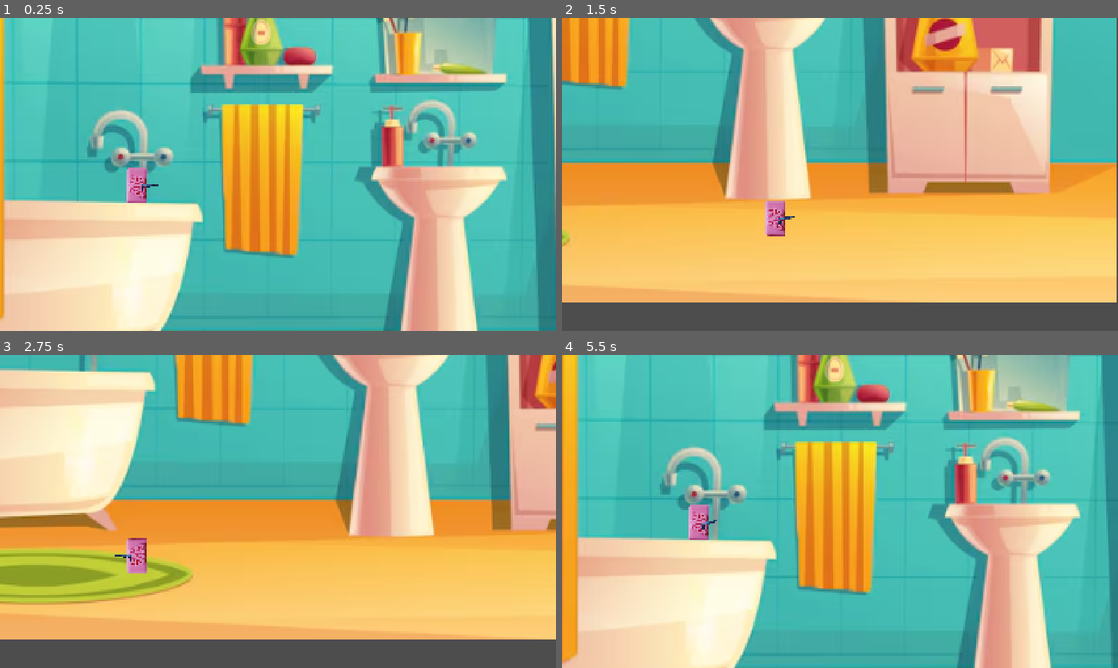
Above: before the commit, frames 1-4 (two rows, left to right).
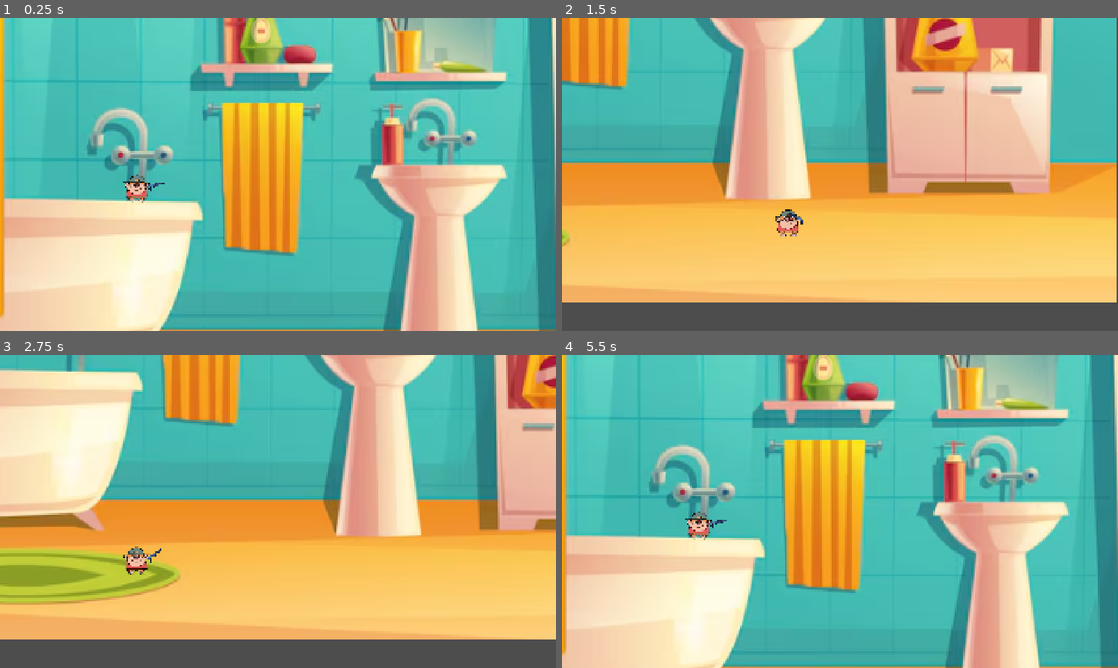
Above: after the commit, the same moments.

Repository: parlakportakal/silahasokan
Game: Godot game, scene res://Scenes/main.tscn
Same seed, same stepped clock (60 frames per second), same inputs: the game is played once before the commit and once after it.
Inputs (mouse positions are in pixels of both pictures, inside the frame that each line leads up to):
- Up to frame 1 (0.25 s): no input
- Up to frame 2 (1.5 s): tap Enter (ui_accept) at 0.5, 0.77 s; move the mouse to (962, 158) at 0.52 s; hold D (saga) 0.53-1.28 s; hold Right (ui_right) from 0.53 s (still down); click (962, 158) at 0.8 s; move the mouse to (728, 190) at 1.27 s; click (728, 190) at 1.35 s
- Up to frame 3 (2.75 s): tap Enter (ui_accept) at 1.52, 2 s; tap A (sola) at 1.55 s; move the mouse to (333, 442) at 2.02 s; release Right (ui_right) at 2.03 s; hold Left (ui_left) from 2.03 s (still down); hold A (sola) from 2.03 s (still down); tap D (saga) at 2.3 s
- Up to frame 4 (5.5 s): move the mouse to (812, 574) at 2.77 s; release Left (ui_left) at 2.78 s; release A (sola) at 2.78 s; hold Right (ui_right) 2.78-4.28 s; tap S (asagi) at 2.85 s; tap Enter (ui_accept) at 3.02, 3.77, 4.25, 4.52, 5 s; click (812, 574) at 3.05 s; move the mouse to (1006, 558) at 3.52 s; hold R (rHARFi) 3.53-4.28 s; tap A (sola) at 3.8 s; move the mouse to (673, 464) at 4.27 s; hold Left (ui_left) 4.28-5.03 s; tap D (saga) at 4.35 s; move the mouse to (867, 511) at 5.02 s; press the mouse at (867, 511) at 5.03 s; hold Right (ui_right) from 5.03 s (still down)

The runs differ from the first frame. In frame 1, 6.8% of the frame differs, in the area x 0-100%, y 0-100%; in frame 2, 0.6%; in frame 3, 18%; in frame 4, 33%.
Error after the commit: Invalid assignment of property or key 'global_position' with value of type 'Vector2' on a base object of type 'PackedScene'. (res://Scripts/pistol.gd:17)

Commit message:
silah 0.0000001

Diff:
--- a/Scenes/main.tscn
+++ b/Scenes/main.tscn
@@ -5,7 +5,6 @@
 [ext_resource type="Texture2D" uid="uid://bh0tjdsqq6gpf" path="res://Assets/civirzivir/arkaplan.png" id="2_6bp64"]
 [ext_resource type="PackedScene" uid="uid://cmtgnb445pe26" path="res://Scenes/player.tscn" id="2_8gbba"]
 [ext_resource type="PackedScene" uid="uid://bgld8x6dlgami" path="res://Scenes/pistol.tscn" id="4_jjvhh"]
-[ext_resource type="PackedScene" uid="uid://bf6niddbhclxo" path="res://Scenes/mermi.tscn" id="5_kry3j"]
 [ext_resource type="Texture2D" uid="uid://26whi1h644ba" path="res://Assets/civirzivir/perde.png" id="7_344ge"]
 [ext_resource type="Texture2D" uid="uid://br5ub5r0t6is5" path="res://Assets/civirzivir/perde2.png" id="8_344ge"]
 
@@ -82,9 +81,6 @@
 [node name="player" parent="." unique_id=1857629448 instance=ExtResource("2_8gbba")]
 position = Vector2(404, 338)
 
-[node name="pistol" parent="player" unique_id=263644930 instance=ExtResource("4_jjvhh")]
-position = Vector2(15, 2)
-
 [node name="Camera2D" type="Camera2D" parent="player" unique_id=237960700]
 position = Vector2(165, 62)
 scale = Vector2(2.268849, 1.3246347)
@@ -97,8 +93,8 @@
 limit_bottom = 793
 position_smoothing_speed = 12.855
 
-[node name="mermi" parent="." unique_id=1313714118 instance=ExtResource("5_kry3j")]
-position = Vector2(431, 337)
+[node name="pistol" parent="player" unique_id=263644930 instance=ExtResource("4_jjvhh")]
+position = Vector2(16, 3)
 
 [node name="Perde" type="Sprite2D" parent="." unique_id=1071804381]
 position = Vector2(567, 313.00003)
--- a/Scenes/mermi.tscn
+++ b/Scenes/mermi.tscn
@@ -1,16 +1,18 @@
 [gd_scene format=3 uid="uid://bf6niddbhclxo"]
 
 [ext_resource type="Script" uid="uid://br7m61nq1u27m" path="res://Scripts/mermi.gd" id="1_06o81"]
+[ext_resource type="Texture2D" uid="uid://o5ewjmhptxrl" path="res://Assets/mermigecici.png" id="2_06o81"]
 
-[sub_resource type="RectangleShape2D" id="RectangleShape2D_orvw2"]
-size = Vector2(3.425, 1.365)
+[sub_resource type="CapsuleShape2D" id="CapsuleShape2D_8k338"]
 
-[node name="mermi" type="Area2D" unique_id=1313714118]
+[node name="Area2D" type="Area2D" unique_id=1992895749]
 script = ExtResource("1_06o81")
 
-[node name="CollisionShape2D" type="CollisionShape2D" parent="." unique_id=1062708138]
-shape = SubResource("RectangleShape2D_orvw2")
+[node name="Sprite2D" type="Sprite2D" parent="." unique_id=457585493]
+texture = ExtResource("2_06o81")
 
-[node name="Sprite2D" type="Sprite2D" parent="." unique_id=1382471607]
+[node name="CollisionShape2D" type="CollisionShape2D" parent="." unique_id=2006451147]
+position = Vector2(22, -0.99999994)
 rotation = 1.5707964
-scale = Vector2(0.042658187, 0.042658176)
+scale = Vector2(1.4068314, 3.3553486)
+shape = SubResource("CapsuleShape2D_8k338")
--- a/Scenes/pistol.tscn
+++ b/Scenes/pistol.tscn
@@ -1,19 +1,15 @@
 [gd_scene format=3 uid="uid://bgld8x6dlgami"]
 
 [ext_resource type="Texture2D" uid="uid://6nfdjpihaus2" path="res://Assets/silahlar/pistol3.png" id="1_nyvln"]
-[ext_resource type="Script" uid="uid://cyc6xfdxkinpf" path="res://Scripts/pistol.gd" id="1_xsm3s"]
-[ext_resource type="PackedScene" uid="uid://bf6niddbhclxo" path="res://Scenes/mermi.tscn" id="2_dud2g"]
+[ext_resource type="Script" uid="uid://mcmxo87dfgt7" path="res://Scripts/pistol.gd" id="1_xsm3s"]
 
 [node name="pistol" type="Node2D" unique_id=263644930]
 script = ExtResource("1_xsm3s")
-bullet_scene = ExtResource("2_dud2g")
-fire_rate = 0.1
-automatic = true
-spread_degrees = 3.0
 
 [node name="Sprite2D" type="Sprite2D" parent="." unique_id=1737864667]
+position = Vector2(8, -1)
 scale = Vector2(0.04819278, 0.048192773)
 texture = ExtResource("1_nyvln")
 
 [node name="muzzle" type="Marker2D" parent="." unique_id=1945487344]
-position = Vector2(9.94, -2.5)
+position = Vector2(17.945, -3.525)
--- a/Scenes/player.tscn
+++ b/Scenes/player.tscn
@@ -1,7 +1,7 @@
 [gd_scene format=3 uid="uid://cmtgnb445pe26"]
 
 [ext_resource type="Script" uid="uid://m84y8etnbkqj" path="res://Scripts/playeranlık.gd" id="1_cvnsp"]
-[ext_resource type="Texture2D" uid="uid://w3bjah5ctu1k" path="res://Assets/civirzivir/soap.png" id="2_cvnsp"]
+[ext_resource type="Texture2D" uid="uid://dy48rwqreyjuc" path="res://Assets/civirzivir/mymoon.png" id="2_cvnsp"]
 
 [sub_resource type="CapsuleShape2D" id="CapsuleShape2D_g4v7s"]
 radius = 12.0
@@ -12,12 +12,13 @@
 script = ExtResource("1_cvnsp")
 
 [node name="Sprite2D" type="Sprite2D" parent="." unique_id=721585257]
-position = Vector2(0.99999994, 0)
-rotation = -1.5707964
-scale = Vector2(0.12615554, 0.12249789)
+position = Vector2(0, -9)
+scale = Vector2(0.22350387, 0.21702379)
 texture = ExtResource("2_cvnsp")
 
 [node name="CollisionShape2D" type="CollisionShape2D" parent="." unique_id=668489652]
+position = Vector2(0, 1)
+scale = Vector2(0.9819746, 0.85012645)
 shape = SubResource("CapsuleShape2D_g4v7s")
 
 [node name="cayotetimer" type="Timer" parent="." unique_id=1769407294]
--- a/Scripts/mermi.gd
+++ b/Scripts/mermi.gd
@@ -1,27 +1,5 @@
-extends Area2D
+extends Node2D
 
-@export var speed: float = 900.0
-@export var damage: float = 5.0
-@export var knockback: float = 250.0
-@export var lifetime: float = 2.0
-## Knockback yönünü yukarı eğer, oyuncuyu havaya kaldırır
-@export var launch_angle_degrees: float = 15.0
 
-var direction: Vector2 = Vector2.RIGHT
-var shooter: Node = null
-
-func _ready() -> void:
-	body_entered.connect(_on_body_entered)
-	get_tree().create_timer(lifetime).timeout.connect(queue_free)
-
-func _physics_process(delta: float) -> void:
-	position += direction * speed * delta
-
-func _on_body_entered(body: Node) -> void:
-	if body == shooter:
-		return
-	if body.has_method("apply_hit"):
-		# Sağa giden mermide -açı, sola gidende +açı = hep yukarı eğilir
-		var hit_dir := direction.rotated(-deg_to_rad(launch_angle_degrees) * signf(direction.x))
-		body.apply_hit(damage, knockback, hit_dir)
-	queue_free()  # oyuncuya veya duvara çarpınca yok ol
+var speed: int = 300
+var mermihizi = Vector2.ZERO
--- a/Scripts/pistol.gd
+++ b/Scripts/pistol.gd
@@ -1,142 +1,17 @@
 extends Node2D
 
-@export_group("Ateş")
-@export var bullet_scene: PackedScene
-@export var fire_rate: float = 0.2
-@export var automatic: bool = false
-@export var spread_degrees: float = 0.0
-
-@export_group("Tepme")
-@export var recoil_angle_degrees: float = 25.0
-@export var recoil_kick_time: float = 0.04
-@export var recoil_recover_time: float = 0.15
-## Tepmede silahın geriye kayma mesafesi (piksel, 0 = kapalı)
-@export var kickback_distance: float = 4.0
-## Ateş edince karakterin geriye itilme gücü (hız, 0 = kapalı)
-@export var player_knockback: float = 150.0
-## Havadayken geri tepme çarpanı (1 = aynı, 2 = havada iki kat güçlü)
-@export var air_knockback_multiplier: float = 1.0
-
-# =====================================================
-#  İÇ DEĞİŞKENLER (genelde dokunmana gerek yok)
-# =====================================================
-
-@onready var sprite: Sprite2D = $Sprite2D
-@onready var muzzle: Marker2D = get_node_or_null("Muzzle")
-
-var recoil: float = 0.0            # 0 = normal, 1 = tepmenin en uç noktası (tween bunu değiştirir)
-var facing: int = 1                # Karakterin baktığı yön: 1 = sağ, -1 = sol
-var aim_angle: float = 0.0         # Ateş açısı (sağ = 0, sol = PI; tepme hariç)
-var cooldown_timer: float = 0.0    # Bir sonraki atışa kalan süre
-var recoil_tween: Tween
-var sprite_rest_position: Vector2  # Sprite'ın normal konumu
-var gun_rest_position: Vector2     # Silahın sağa bakarkenki konumu (el pozisyonu)
-
-
-func _ready() -> void:
-	sprite_rest_position = sprite.position
-	gun_rest_position = position
-
-	if muzzle == null:
-		push_warning("Gun altında 'Muzzle' adında bir Marker2D bulunamadı! Mermi silahın merkezinden çıkacak.")
-	if bullet_scene == null:
-		push_warning("Gun'ın Inspector'ındaki 'Bullet Scene' boş! bullet.tscn'i sürükle.")
-
+const BULLET = preload("res://Scenes/mermi.tscn")
 
 func _process(delta: float) -> void:
-	cooldown_timer -= delta
-	_update_facing()
-	_apply_recoil_visuals()
+	look_at(get_global_mouse_position())
 
-	# Sol tık ("shoot" action'ı)
-	var wants_to_shoot := Input.is_action_pressed("shoot") if automatic else Input.is_action_just_pressed("shoot")
-	if wants_to_shoot and cooldown_timer <= 0.0:
-		_shoot()
+	rotation_degrees = wrap(rotation_degrees, 0, 360)
+	if rotation_degrees < 270 and rotation_degrees > 90:
+		scale.y = -1
+	else:
+		scale.y = 1
 
-
-# -----------------------------------------------------
-#  Karakterin baktığı yöne göre silahı çevir
-# -----------------------------------------------------
-func _update_facing() -> void:
-	# Tuşa basıldığı AN yönü değiştir (hareket etmeni beklemez, son basılan tuş kazanır)
-	if Input.is_action_just_pressed("sola"):
-		facing = -1
-	elif Input.is_action_just_pressed("saga"):
-		facing = 1
-	# Bir tuş bırakılınca hâlâ basılı olan diğer tuşun yönüne dön
-	elif Input.is_action_just_released("sola") and Input.is_action_pressed("saga"):
-		facing = 1
-	elif Input.is_action_just_released("saga") and Input.is_action_pressed("sola"):
-		facing = -1
-
-	# Sağa bakıyorsa açı 0, sola bakıyorsa 180 derece
-	aim_angle = 0.0 if facing == 1 else PI
-	# Sola bakıyorsa silah ters durmasın diye Y ekseninde çevir
-	scale.y = float(facing)
-	# Silahı karakterin diğer eline taşı (X konumunu aynala)
-	position.x = gun_rest_position.x * facing
-
-
-# -----------------------------------------------------
-#  Tepme görüntüsü: rotasyon + geri kayma
-# -----------------------------------------------------
-func _apply_recoil_visuals() -> void:
-	# Sağa bakarken namlu yukarı = negatif açı, sola bakarken tersi
-	var kick_direction := -scale.y
-	global_rotation = aim_angle + deg_to_rad(recoil_angle_degrees) * recoil * kick_direction
-	sprite.position = sprite_rest_position + Vector2(-kickback_distance * recoil, 0.0)
-
-
-# -----------------------------------------------------
-#  Ateş etme
-# -----------------------------------------------------
-func _shoot() -> void:
-	cooldown_timer = fire_rate
-
-	if bullet_scene:
-		# Sapma varsa nişan açısına rastgele ekle
-		var angle := aim_angle + deg_to_rad(randf_range(-spread_degrees, spread_degrees))
-		var direction := Vector2.RIGHT.rotated(angle)
-
-		var bullet := bullet_scene.instantiate()
-		# Mermiyi sahneye ekle (karakterin çocuğu yapma, yoksa karakterle birlikte hareket eder)
-		get_tree().current_scene.add_child(bullet)
-		# Muzzle varsa namlu ucundan, yoksa silahın merkezinden çıkar
-		bullet.global_position = muzzle.global_position if muzzle else global_position
-		bullet.rotation = angle
-		bullet.direction = direction
-
-	_play_recoil()
-	_push_player_back()
-
-
-# -----------------------------------------------------
-#  Karakteri baktığı yönün tersine it
-# -----------------------------------------------------
-func _push_player_back() -> void:
-	var body := get_parent() as CharacterBody2D
-	if body == null or player_knockback == 0.0:
-		return
-
-	var force := player_knockback
-	if not body.is_on_floor():
-		force *= air_knockback_multiplier
-
-	# Sağa bakıyorsa sola, sola bakıyorsa sağa it
-	body.velocity.x -= facing * force
-
-
-# -----------------------------------------------------
-#  Tepme animasyonu: hızlıca kalk, yavaşça geri dön
-# -----------------------------------------------------
-func _play_recoil() -> void:
-	if recoil_tween:
-		recoil_tween.kill()  # Seri atışta önceki animasyonu iptal et
-
-	recoil_tween = create_tween()
-	# 1) Hızlıca tepme noktasına çık
-	recoil_tween.tween_property(self, "recoil", 1.0, recoil_kick_time) \
-		.set_trans(Tween.TRANS_QUAD).set_ease(Tween.EASE_OUT)
-	# 2) Yavaşça normale dön
-	recoil_tween.tween_property(self, "recoil", 0.0, recoil_recover_time) \
-		.set_trans(Tween.TRANS_QUAD).set_ease(Tween.EASE_OUT)
+	if Input.is_action_pressed("soltik"):
+		var bullet_instance = BULLET
+		get_tree().root.add_child(bullet_instance)
+		bullet_instance.global_position = $muzzle.global_position
--- /dev/null
+++ b/Scripts/pistolAI.gd
@@ -0,0 +1,142 @@
+extends Node2D
+
+@export_group("Ateş")
+@export var bullet_scene: PackedScene
+@export var fire_rate: float = 0.2
+@export var automatic: bool = false
+@export var spread_degrees: float = 0.0
+
+@export_group("Tepme")
+@export var recoil_angle_degrees: float = 25.0
+@export var recoil_kick_time: float = 0.04
+@export var recoil_recover_time: float = 0.15
+## Tepmede silahın geriye kayma mesafesi (piksel, 0 = kapalı)
+@export var kickback_distance: float = 4.0
+## Ateş edince karakterin geriye itilme gücü (hız, 0 = kapalı)
+@export var player_knockback: float = 150.0
+## Havadayken geri tepme çarpanı (1 = aynı, 2 = havada iki kat güçlü)
+@export var air_knockback_multiplier: float = 1.0
+
+# =====================================================
+#  İÇ DEĞİŞKENLER (genelde dokunmana gerek yok)
+# =====================================================
+
+@onready var sprite: Sprite2D = $Sprite2D
+@onready var muzzle: Marker2D = get_node_or_null("Muzzle")
+
+var recoil: float = 0.0            # 0 = normal, 1 = tepmenin en uç noktası (tween bunu değiştirir)
+var facing: int = 1                # Karakterin baktığı yön: 1 = sağ, -1 = sol
+var aim_angle: float = 0.0         # Ateş açısı (sağ = 0, sol = PI; tepme hariç)
+var cooldown_timer: float = 0.0    # Bir sonraki atışa kalan süre
+var recoil_tween: Tween
+var sprite_rest_position: Vector2  # Sprite'ın normal konumu
+var gun_rest_position: Vector2     # Silahın sağa bakarkenki konumu (el pozisyonu)
+
+
+func _ready() -> void:
+	sprite_rest_position = sprite.position
+	gun_rest_position = position
+
+	if muzzle == null:
+		push_warning("Gun altında 'Muzzle' adında bir Marker2D bulunamadı! Mermi silahın merkezinden çıkacak.")
+	if bullet_scene == null:
+		push_warning("Gun'ın Inspector'ındaki 'Bullet Scene' boş! bullet.tscn'i sürükle.")
+
+
+func _process(delta: float) -> void:
+	cooldown_timer -= delta
+	_update_facing()
+	_apply_recoil_visuals()
+
+	# Sol tık ("shoot" action'ı)
+	var wants_to_shoot := Input.is_action_pressed("shoot") if automatic else Input.is_action_just_pressed("shoot")
+	if wants_to_shoot and cooldown_timer <= 0.0:
+		_shoot()
+
+
+# -----------------------------------------------------
+#  Karakterin baktığı yöne göre silahı çevir
+# -----------------------------------------------------
+func _update_facing() -> void:
+	# Tuşa basıldığı AN yönü değiştir (hareket etmeni beklemez, son basılan tuş kazanır)
+	if Input.is_action_just_pressed("sola"):
+		facing = -1
+	elif Input.is_action_just_pressed("saga"):
+		facing = 1
+	# Bir tuş bırakılınca hâlâ basılı olan diğer tuşun yönüne dön
+	elif Input.is_action_just_released("sola") and Input.is_action_pressed("saga"):
+		facing = 1
+	elif Input.is_action_just_released("saga") and Input.is_action_pressed("sola"):
+		facing = -1
+
+	# Sağa bakıyorsa açı 0, sola bakıyorsa 180 derece
+	aim_angle = 0.0 if facing == 1 else PI
+	# Sola bakıyorsa silah ters durmasın diye Y ekseninde çevir
+	scale.y = float(facing)
+	# Silahı karakterin diğer eline taşı (X konumunu aynala)
+	position.x = gun_rest_position.x * facing
+
+
+# -----------------------------------------------------
+#  Tepme görüntüsü: rotasyon + geri kayma
+# -----------------------------------------------------
+func _apply_recoil_visuals() -> void:
+	# Sağa bakarken namlu yukarı = negatif açı, sola bakarken tersi
+	var kick_direction := -scale.y
+	global_rotation = aim_angle + deg_to_rad(recoil_angle_degrees) * recoil * kick_direction
+	sprite.position = sprite_rest_position + Vector2(-kickback_distance * recoil, 0.0)
+
+
+# -----------------------------------------------------
+#  Ateş etme
+# -----------------------------------------------------
+func _shoot() -> void:
+	cooldown_timer = fire_rate
+
+	if bullet_scene:
+		# Sapma varsa nişan açısına rastgele ekle
+		var angle := aim_angle + deg_to_rad(randf_range(-spread_degrees, spread_degrees))
+		var direction := Vector2.RIGHT.rotated(angle)
+
+		var bullet := bullet_scene.instantiate()
+		# Mermiyi sahneye ekle (karakterin çocuğu yapma, yoksa karakterle birlikte hareket eder)
+		get_tree().current_scene.add_child(bullet)
+		# Muzzle varsa namlu ucundan, yoksa silahın merkezinden çıkar
+		bullet.global_position = muzzle.global_position if muzzle else global_position
+		bullet.rotation = angle
+		bullet.direction = direction
+
+	_play_recoil()
+	_push_player_back()
+
+
+# -----------------------------------------------------
+#  Karakteri baktığı yönün tersine it
+# -----------------------------------------------------
+func _push_player_back() -> void:
+	var body := get_parent() as CharacterBody2D
+	if body == null or player_knockback == 0.0:
+		return
+
+	var force := player_knockback
+	if not body.is_on_floor():
+		force *= air_knockback_multiplier
+
+	# Sağa bakıyorsa sola, sola bakıyorsa sağa it
+	body.velocity.x -= facing * force
+
+
+# -----------------------------------------------------
+#  Tepme animasyonu: hızlıca kalk, yavaşça geri dön
+# -----------------------------------------------------
+func _play_recoil() -> void:
+	if recoil_tween:
+		recoil_tween.kill()  # Seri atışta önceki animasyonu iptal et
+
+	recoil_tween = create_tween()
+	# 1) Hızlıca tepme noktasına çık
+	recoil_tween.tween_property(self, "recoil", 1.0, recoil_kick_time) \
+		.set_trans(Tween.TRANS_QUAD).set_ease(Tween.EASE_OUT)
+	# 2) Yavaşça normale dön
+	recoil_tween.tween_property(self, "recoil", 0.0, recoil_recover_time) \
+		.set_trans(Tween.TRANS_QUAD).set_ease(Tween.EASE_OUT)
Binary file added: Assets/civirzivir/mymoon.png
Not shown, added: Assets/civirzivir/mymoon.png.import
Binary file added: Assets/mermigecici.png
Not shown, added: Assets/mermigecici.png.import
Not shown, changed: Scripts/pistol.gd.uid
Not shown, added: Scripts/pistolAI.gd.uid
